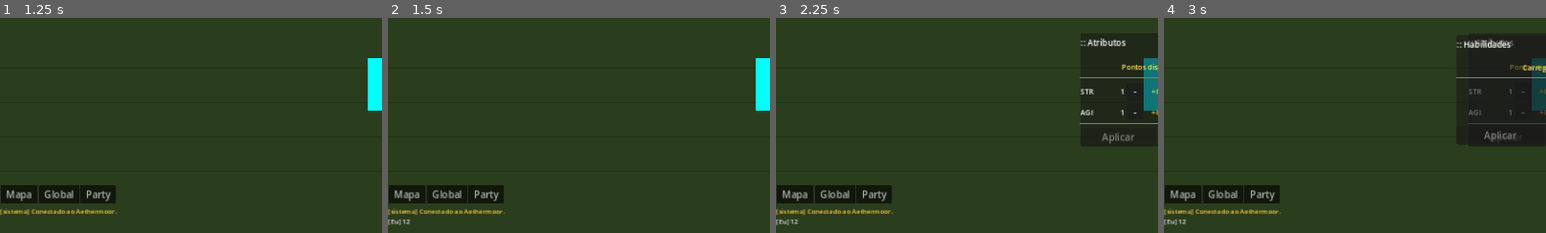
Above: before the commit, frames 1-4 (left to right).
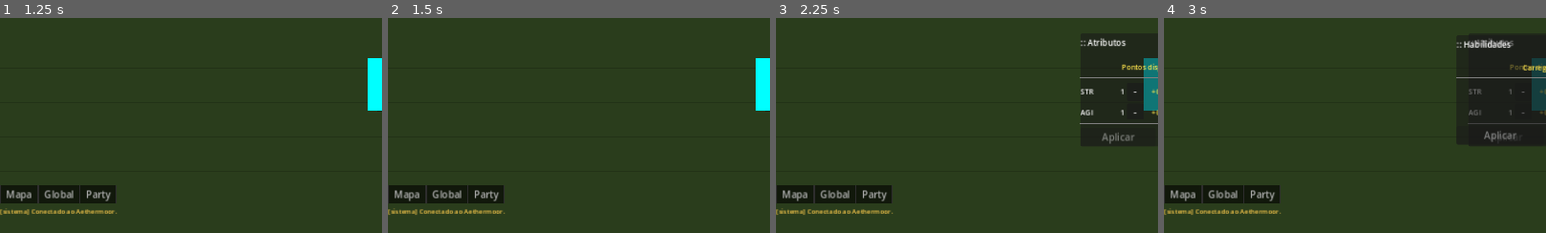
Above: after the commit, the same moments.

Repository: renash2me/Game-1.0
Game: Godot game, scene res://scenes/game_world.tscn
The game is run twice, just before and just after one commit, with the same random seed, the same clock (stepped at 60 frames per second) and the same inputs. This scene is started directly instead of the project's main scene.
Inputs (mouse positions are % of the whole screen's width and height, from its top left):
- Up to frame 1 (1.25 s): click (21, 98) at 0.52 s; type "12" at 0.6 s
- Up to frame 2 (1.5 s): click ">" at 1.25 s
- Up to frame 3 (2.25 s): click "Atributos (C)" at 2 s
- Up to frame 4 (3 s): click "Skills (K)" at 2.75 s
The pictures show only the part of the screen within x 0-50%, y 33-83%; the shares and areas given below are measured in that part.

Frame 1 is identical in both runs. In frame 2, 0.1% of the frame differs, in the area x 0-6%, y 93-97%; in frame 3, 0.1%; in frame 4, 0.1%.

Commit message:
fix: movimento e chat duplicado
- Chat: remove echo local — servidor já faz broadcast de volta ao
  remetente via broadcast_map, causava duplicação
- Movimento: substitui project_ray_normal() pelo forward real da câmera
  (-basis.z) para o raycast ao chão; project_ray_normal pode retornar
  vetor inesperado em câmera ortográfica no Godot 4.7

Co-Authored-By: Claude Sonnet 4.6 <noreply@anthropic.com>
Claude-Session: https://claude.ai/code/session_01KzEqHDrWbGyHQtNhqA5Y96

Diff:
--- a/client/scripts/ui/chat.gd
+++ b/client/scripts/ui/chat.gd
@@ -46,10 +46,6 @@
 		"payload": {"channel": _active_channel, "message": msg}
 	})
 
-	# Exibe a própria mensagem localmente (servidor não faz echo para o remetente em canal local/map)
-	var my_name : String = GameState.character.get("name", "Eu")
-	_add_line(_active_channel, "[%s] %s" % [my_name, msg])
-
 # ── Canal ─────────────────────────────────────────────────────────────────────
 
 func _on_tab_changed(tab: int) -> void:
--- a/client/scripts/ui/game_world.gd
+++ b/client/scripts/ui/game_world.gd
@@ -132,13 +132,15 @@
 # ── Raycast mouse → plano do chão (y = 0) ────────────────────────────────────
 
 func _ground_at_mouse() -> Vector3:
-	var mouse := get_viewport().get_mouse_position()
-	var from  := _camera.project_ray_origin(mouse)
-	var ndir  := _camera.project_ray_normal(mouse)
-	if absf(ndir.y) < 0.0001:
+	var mouse   := get_viewport().get_mouse_position()
+	var from    := _camera.project_ray_origin(mouse)
+	# Usa o forward real da câmera em vez de project_ray_normal,
+	# que pode retornar vetor inesperado em câmeras ortográficas no Godot 4.7
+	var forward := -_camera.global_transform.basis.z
+	if absf(forward.y) < 0.001:
 		return Vector3.ZERO
-	var t := -from.y / ndir.y
-	return from + ndir * t
+	var t := -from.y / forward.y
+	return from + forward * t
 
 # ── Input ──────────────────────────────────────────────────────────────────────
 
